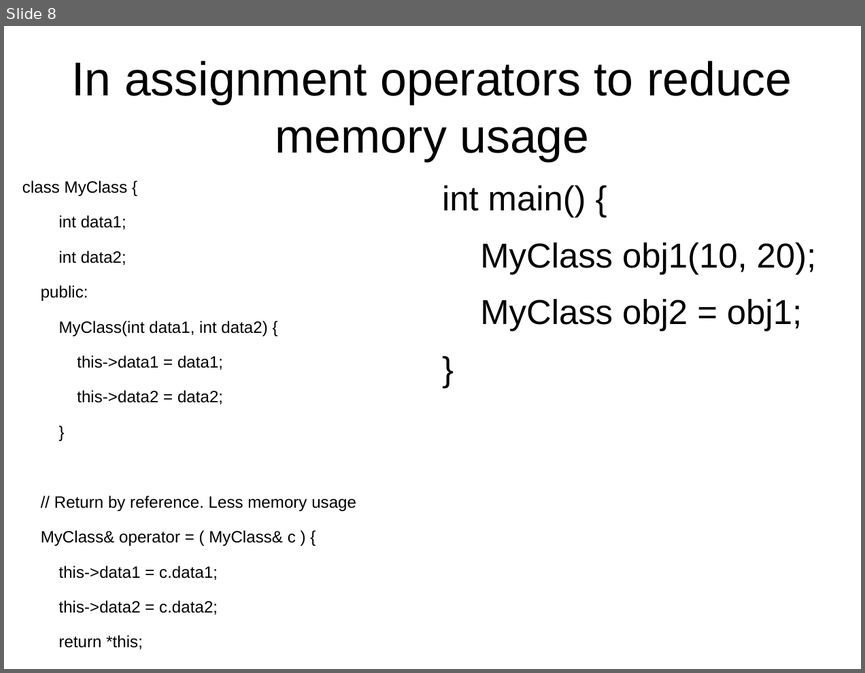
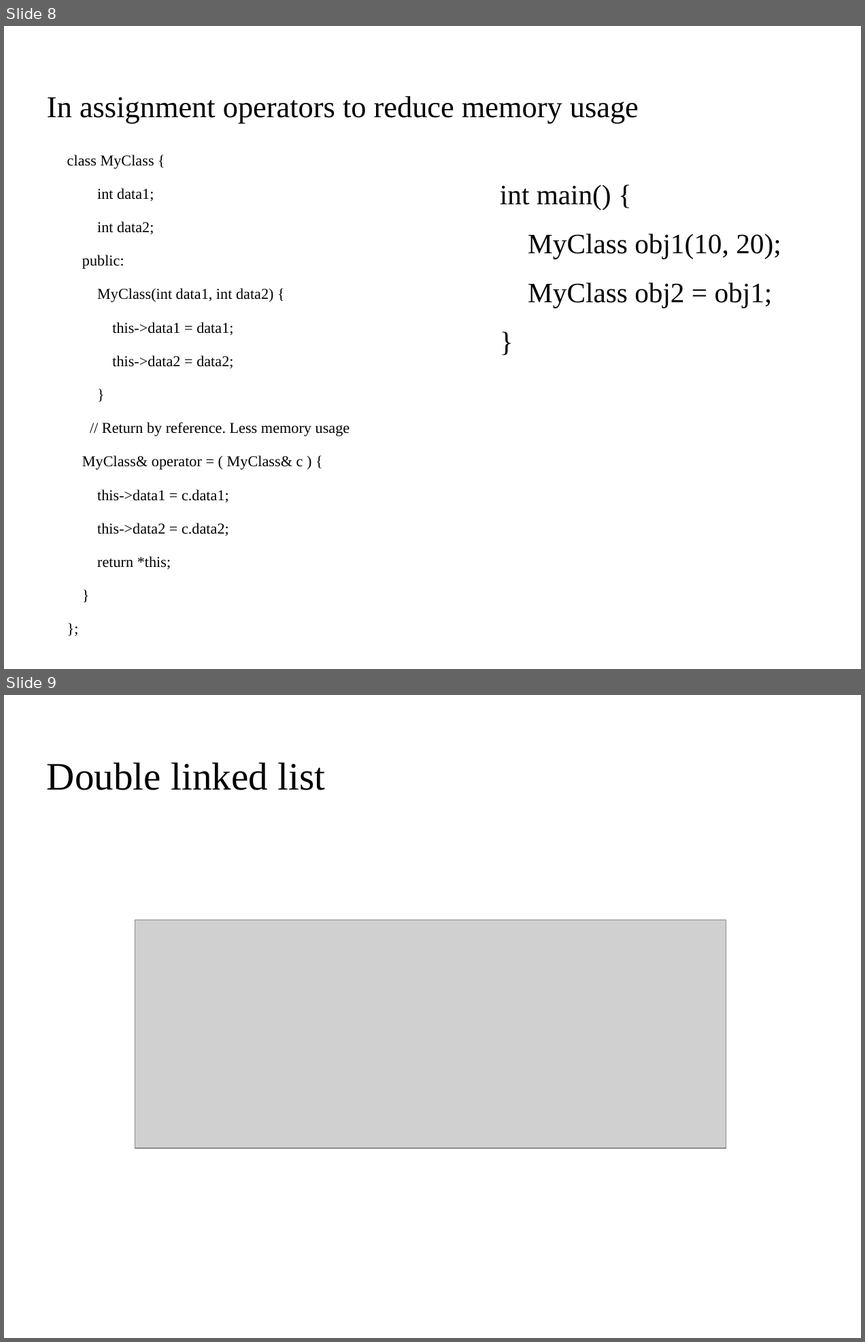
Before and after one commit to kks32/cpp-software-development, a slide deck: Ex8_Pointers_III/Ex8_Pointers-III.odp. Shown one above the other, each under a label of ours: slide 8 before the commit, slides 8 and 9 after it. The pictures are 865x673 and 865x1342 pixels, drawn with LibreOffice and Linux fonts; fonts in the diff are those of the drawing; grey boxes stand for pictures; background and template pictures are left out. Boxes give left, top, right and bottom in pixels: in the first picture for what was removed or moved away, otherwise in the second. Text is boxed around its words. In the diff, an @@ line names an element or a change of style, - is before the commit and + after.

```diff
--- a/Ex8_Pointers_III/Ex8_Pointers-III.odp
+++ b/Ex8_Pointers_III/Ex8_Pointers-III.odp
@@ slide 9 added at [4,695,861,1338], background picture (left out) @@
@@ title added at [47,762,325,790], 36 pt, text #000000 @@
+Double linked list
@@ picture added at [135,919,726,1149] @@
@@ slide 8 changed as well @@
@@ title "In assignment operators to reduce ...": place and size @@
-title "In assignment operators to reduce ..." at [71,61,791,161]
+title "In assignment operators to reduce ..." at [47,96,638,123]
@@ title "In assignment operators to reduce ..." at [47,96,638,123]: size 44 to 28 pt, font Arial to Times New Roman; alignment centre to left @@
@@ text "class MyClass {": place and size @@
-text "class MyClass {" at [22,180,356,649]
+text "class MyClass {" at [67,155,350,569]
@@ text "class MyClass {" at [67,155,350,569]: size 15.2 to 14 pt, font Arial to Times New Roman @@
@@ text "int main() {": place and size @@
-text "int main() {" at [442,185,816,331]
+text "int main() {" at [500,184,781,308]
@@ text "int main() {" at [500,184,781,308]: size 32 to 26 pt, font Arial to Times New Roman @@
```
Also in this commit, not shown: 7 other slides changed, 1 other slide added, 1 other file.
